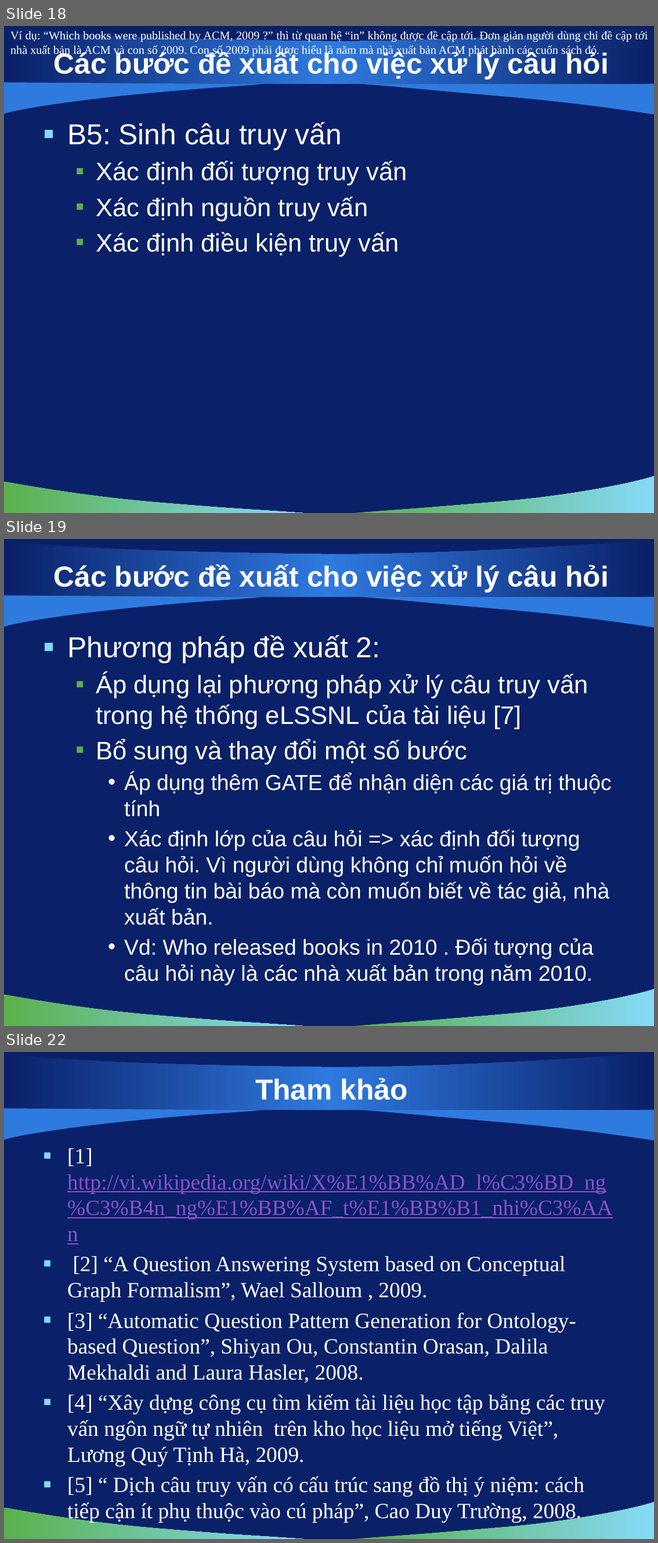
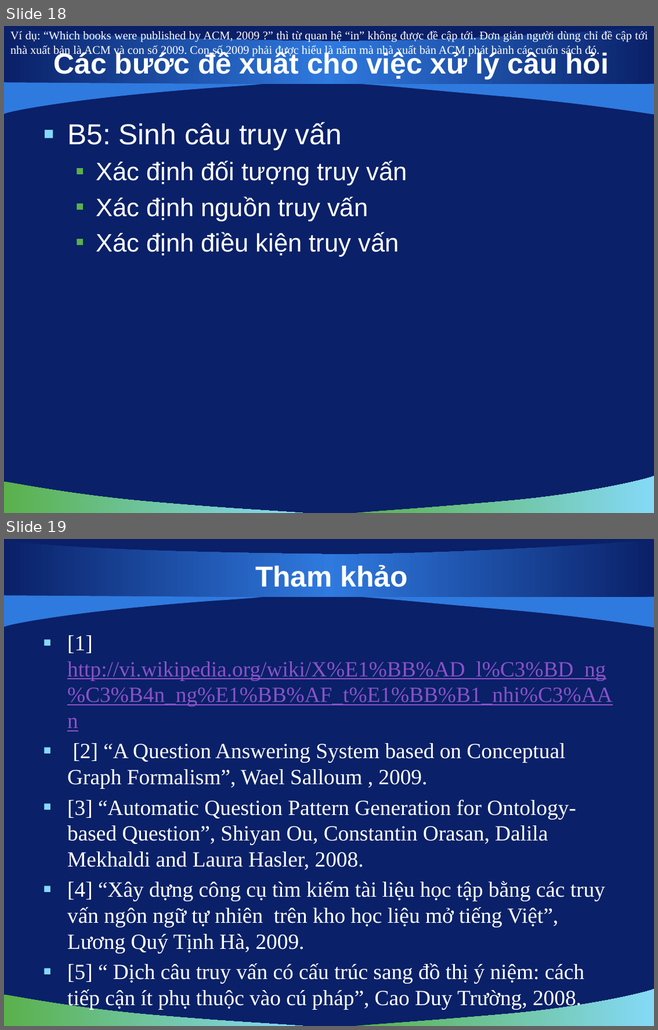
Before and after one commit to vuaviet/filnalproject, a slide deck: De Cuong/bao cao 22-10-2010.pptx. Shown one above the other, each under a label of ours: slides 18, 19 and 22 before the commit, slides 18 and 19 after it; the slides between them are not shown. The pictures are 658x1543 and 658x1030 pixels, drawn with LibreOffice and Linux fonts; fonts in the diff are those of the drawing; background and template pictures are left out. Boxes give left, top, right and bottom in pixels: in the first picture for what was removed or moved away, otherwise in the second. Text is boxed around its words. In the diff, an @@ line names an element or a change of style, - is before the commit and + after.

```diff
--- a/De Cuong/bao cao 22-10-2010.pptx
+++ b/De Cuong/bao cao 22-10-2010.pptx
@@ slide 19 removed at (x1=4, y1=539, x2=654, y2=1026), background picture (left out); not listed: 5 template elements that a slide beside it also shows @@
@@ title removed at (x1=54, y1=564, x2=608, y2=592) @@
-Các bước đề xuất cho việc xử lý câu hỏi
@@ text removed at (x1=67, y1=635, x2=611, y2=986) @@
-▪ Phương pháp đề xuất 2:
-  ▪ Áp dụng lại phương pháp xử lý câu truy vấn trong hệ thống eLSSNL của tài liệu [7]
-  ▪ Bổ sung và thay đổi một số bước
-    • Áp dụng thêm GATE để nhận diện các giá trị thuộc tính
-    • Xác định lớp của câu hỏi => xác định đối tượng câu hỏi. Vì người dùng không chỉ muốn hỏi về thông tin bài báo mà còn muốn biết về tác giả, nhà xuất bản.
-    • Vd: Who released books in 2010 . Đối tượng của câu hỏi này là các nhà xuất bản trong năm 2010.
@@ what was slide 22 is now slide 19 @@
```
Also in this commit, not shown: 5 slides changed, 2 other slides removed, 3 other files.
